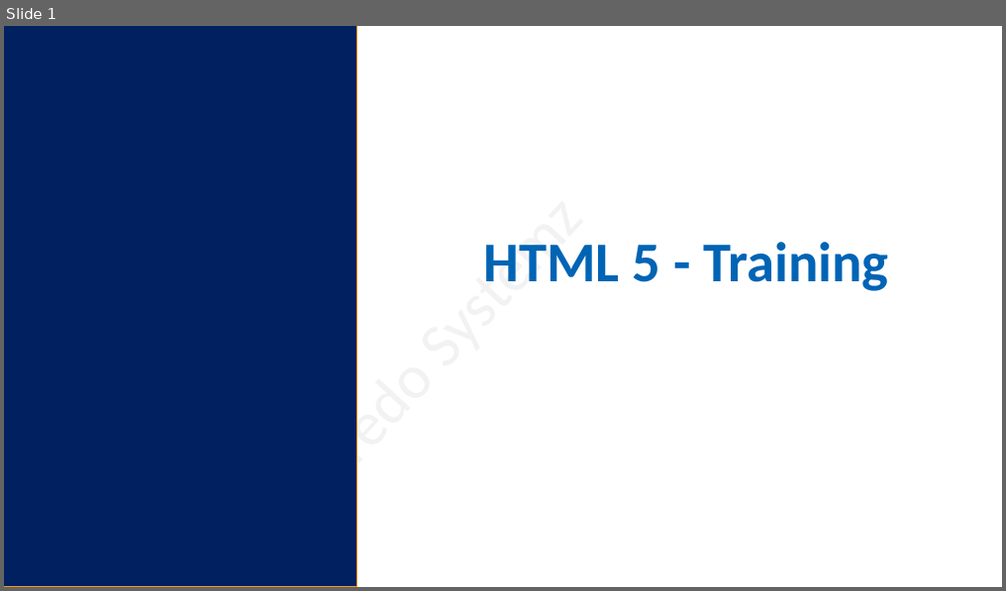
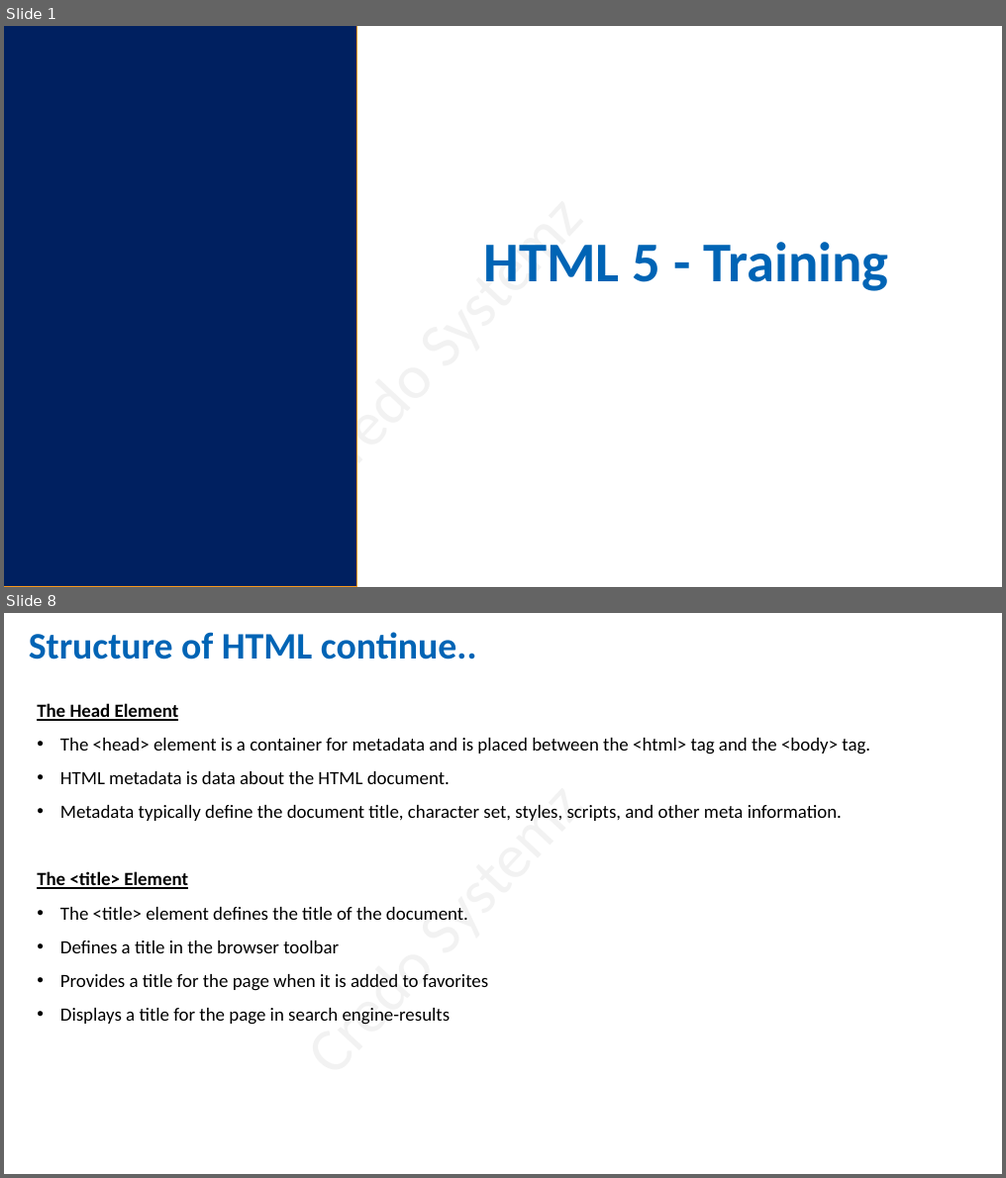
Before and after one commit to salman3009/newtownJuneBatch, a slide deck: June_Batch/16-06-22/html_16_06_22.pptx. Shown one above the other, each under a label of ours: slide 1 before the commit, slides 1 and 8 after it; the slides between them are not shown. The pictures are 1006x591 and 1006x1178 pixels, drawn with LibreOffice and Linux fonts; fonts in the diff are those of the drawing. Boxes give left, top, right and bottom in pixels: in the first picture for what was removed or moved away, otherwise in the second. Text is boxed around its words. In the diff, an @@ line names an element or a change of style, - is before the commit and + after.

```diff
--- a/June_Batch/16-06-22/html_16_06_22.pptx
+++ b/June_Batch/16-06-22/html_16_06_22.pptx
@@ slide 8 added at (4, 613, 1002, 1174), background #FFFFFF; not listed: 1 template element that a slide beside it also shows @@
@@ text added at (29, 632, 477, 660), 36 pt, text #0064B5, bold @@
+Structure of HTML continue..
@@ text added at (37, 703, 870, 1025), 18 pt, text #000000 @@
+The Head Element
+• The <head> element is a container for metadata and is placed between the <html> tag and the <body> tag.
+• HTML metadata is data about the HTML document.
+• Metadata typically define the document title, character set, styles, scripts, and other meta information.
+The <title> Element
+• The <title> element defines the title of the document.
+• Defines a title in the browser toolbar
+• Provides a title for the page when it is added to favorites
+• Displays a title for the page in search engine-results
```
Also in this commit, not shown: 1 slide changed, 22 other slides added, 5 slides removed, 2 other files.
